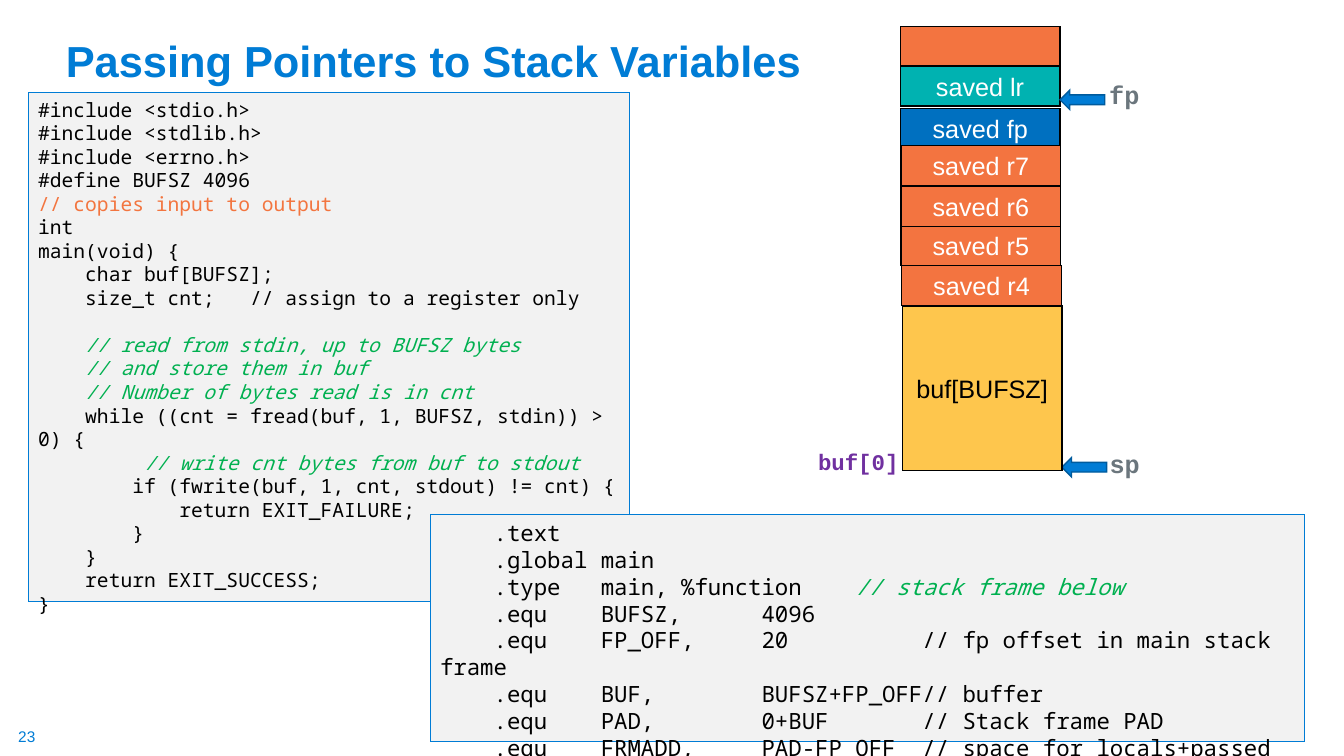
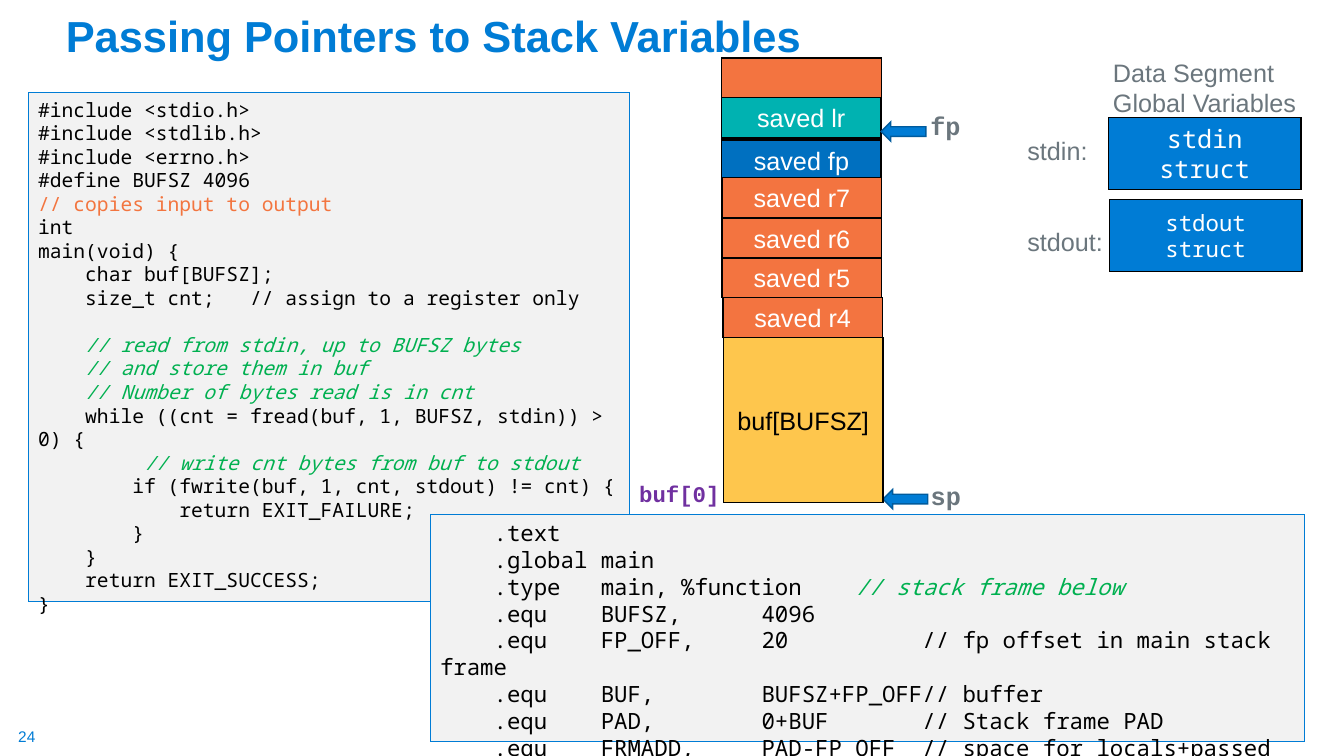
Before and after one commit to cse30-fa22/Muller_CSE30_Lecture_Slides, a slide deck: slide 24 of 10_Assm_Part5.pptx (slide 23 before the commit). Drawn at 1344x756 pixels with LibreOffice and Linux fonts; fonts in the diff are those of the drawing. Boxes give left, top, right and bottom in pixels: in the first picture for what was removed or moved away, otherwise in the second. Text is boxed around its words. In the diff, an @@ line names an element or a change of style, - is before the commit and + after.

```diff
--- a/10_Assm_Part5.pptx
+++ b/10_Assm_Part5.pptx
@@ title "Passing Pointers to Stack Variables" moved from (x1=66, y1=45, x2=801, y2=85) to (x1=66, y1=20, x2=801, y2=60) @@
@@ text added at (x1=1113, y1=64, x2=1296, y2=118), 18 pt, text #6B767D @@
+Data Segment
+Global Variables
@@ rectangle added at (x1=1109, y1=117, x2=1302, y2=190), fill #007CD5, outline #000000 1 pt, 18 pt, text #FFFFFF @@
+stdin struct
@@ 8 rectangles, 3 texts, 2 left arrows moved together from (x1=818, y1=26, x2=1140, y2=478) to (x1=639, y1=58, x2=961, y2=510) @@
@@ text added at (x1=1027, y1=142, x2=1087, y2=160), 18 pt, text #6B767D @@
+stdin:
+stdout:
@@ rectangle added at (x1=1109, y1=200, x2=1302, y2=272), fill #007CD5, outline #000000 1 pt, 16 pt, text #FFFFFF @@
+stdout struct
@@ page number at (x1=18, y1=731, x2=35, y2=742): text changed @@
-23
+24
```
Also in this commit, not shown: 13 other slides changed, 1 slide added, 1 other file.
